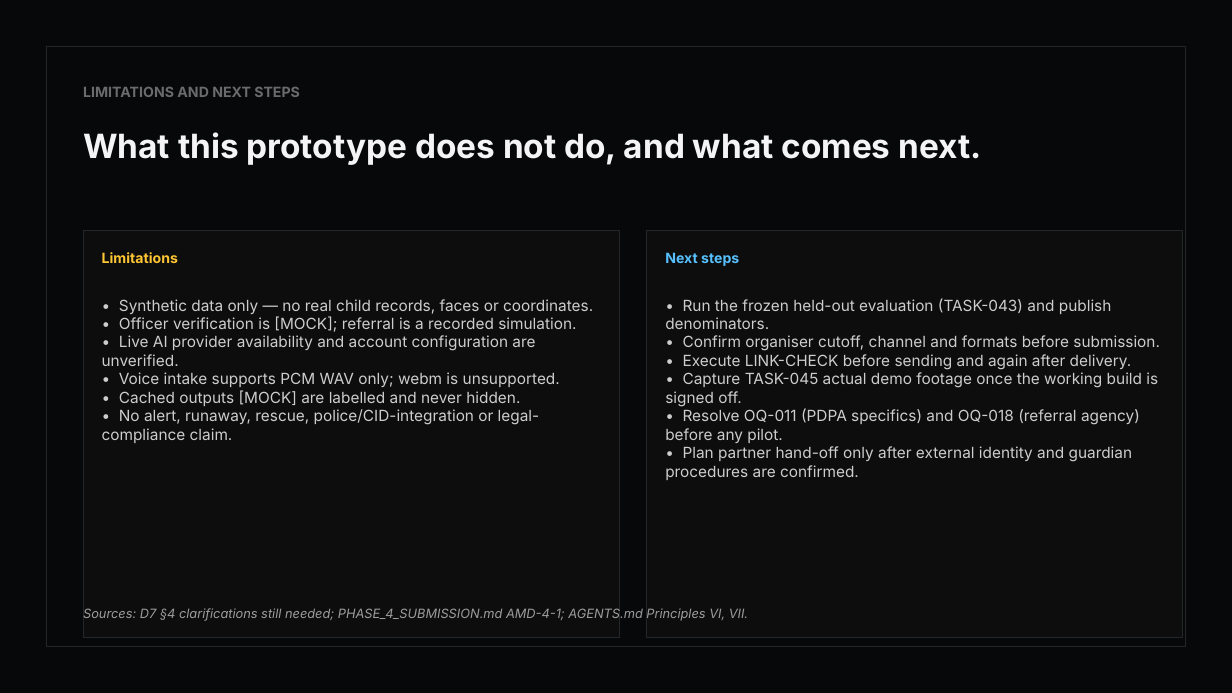
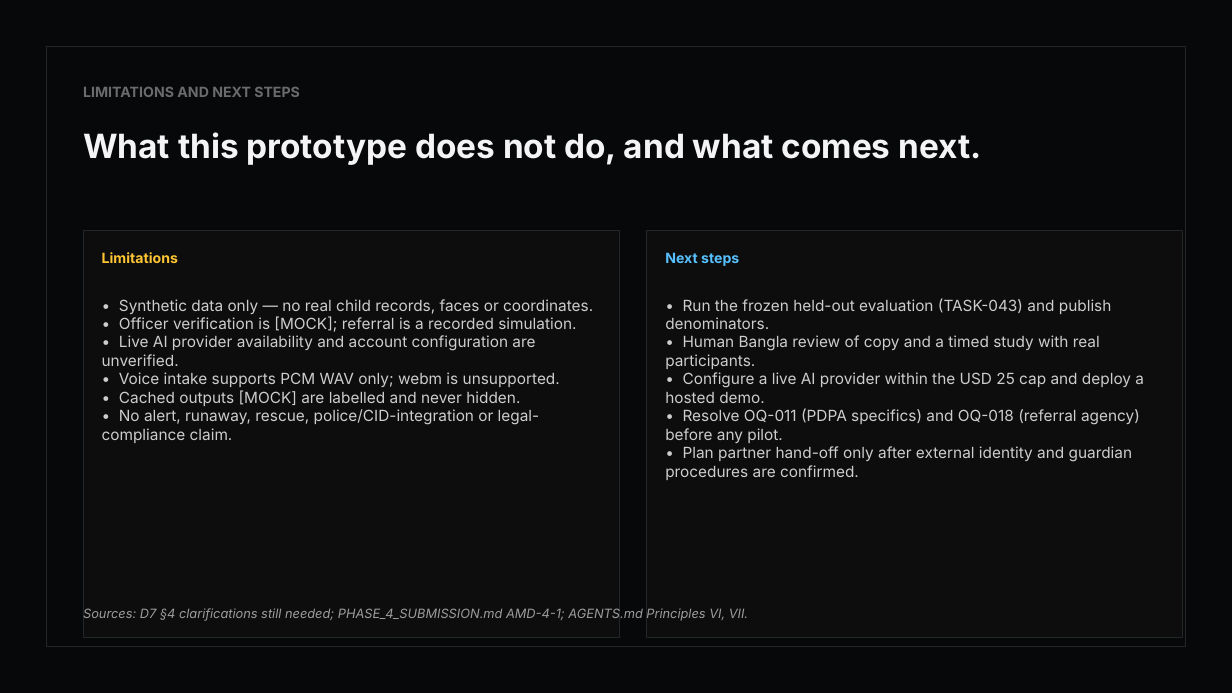
Before and after one commit to tashobi02/Fera-AI, a slide deck: slide 8 of submission/round2/fera-round2-deck.pptx (slide 7 before the commit). Drawn at 1232x693 pixels with LibreOffice and Linux fonts; fonts in the diff are those of the drawing. Boxes give left, top, right and bottom in pixels: in the first picture for what was removed or moved away, otherwise in the second. Text is boxed around its words. In the diff, an @@ line names an element or a change of style, - is before the commit and + after.

```diff
--- a/submission/round2/fera-round2-deck.pptx
+++ b/submission/round2/fera-round2-deck.pptx
@@ text at (665, 335, 1144, 403): text changed @@
-• Confirm organiser cutoff, channel and formats before submission.
-• Execute LINK-CHECK before sending and again after delivery.
-• Capture TASK-045 actual demo footage once the working build is signed off.
+• Human Bangla review of copy and a timed study with real participants.
+• Configure a live AI provider within the USD 25 cap and deploy a hosted demo.
```
Also in this commit, not shown: 1 other slide changed, 1 slide added, 7 other files.
